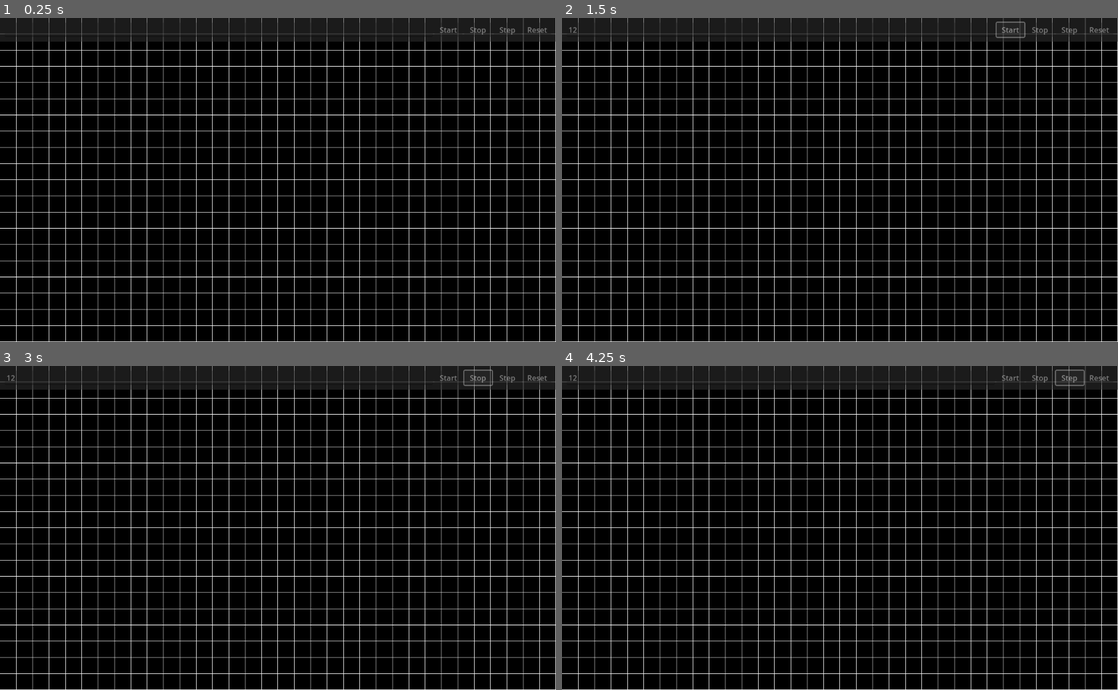
Above: before the commit, frames 1-4 (two rows, left to right).
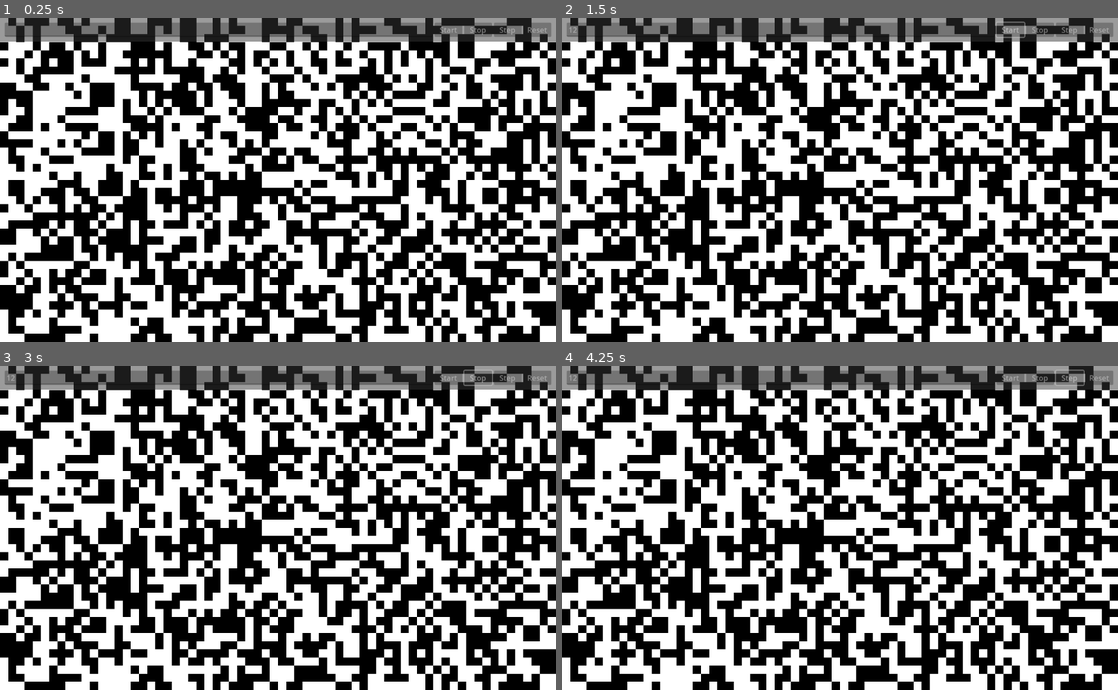
Above: after the commit, the same moments.

Repository: AndreaTerenz/Conway
Game: Godot game, scene res://main.tscn
The game is run twice, just before and just after one commit, with the same random seed, the same clock (stepped at 60 frames per second) and the same inputs.
Inputs (mouse positions are in pixels of both pictures, inside the frame that each line leads up to):
- Up to frame 1 (0.25 s): no input
- Up to frame 2 (1.5 s): click (778, 30) at 0.52 s; type "12" at 0.6 s; click "Start" at 1.25 s
- Up to frame 3 (3 s): click "Start" at 2 s; click "Stop" at 2.75 s
- Up to frame 4 (4.25 s): click "Step" at 3.5 s

The runs differ from the first frame. In frame 1, 55% of the frame differs, in the area x 0-100%, y 0-100%; in frame 2, 55%; in frame 3, 55%; in frame 4, 55%.

Commit message:
Random test grid

Diff:
--- a/main.tscn
+++ b/main.tscn
@@ -5,36 +5,46 @@
 
 @export_range(4., 100.) var nrows := 20
 
+var ncols := -1
+var grid_size := Vector2i.ZERO
+var cell_size := Vector2.ZERO
 var grid : Array[bool] = []
 
 func _ready():
 	var scrn_size := (size)
 	var ratio := scrn_size.x / scrn_size.y
-	var ncols := floorf(nrows * ratio)
+	ncols = floor(nrows * ratio)
 
-	var grid_size := Vector2(ncols, nrows)
-	var cell_side := scrn_size / grid_size
+	grid_size = Vector2i(ncols, nrows)
+	cell_size = scrn_size / Vector2(grid_size)
 
 	grid.resize(nrows * ncols)
 	grid.fill(false)
 
+	seed(69420)
+
+	for i in len(grid):
+		grid[i] = (randf() > 0.5)
+
 func _draw():
-	var scrn_size := (size)
-	var ratio := scrn_size.x / scrn_size.y
-	var ncols := floorf(nrows * ratio)
+	for col in grid_size.x:
+		for row in grid_size.y:
+			var tl_corner := cell_size * Vector2(col, row)
+			var r := Rect2(tl_corner, cell_size)
+			var cell_idx := gridpos_to_idx(row, col)
+			var cell_value : bool = grid[cell_idx]
+			var cell_color := Color.WHITE if cell_value else Color.BLACK
 
-	var grid_size := Vector2(ncols, nrows)
-	var cell_side := scrn_size / grid_size
+			draw_rect(r, cell_color)
 
-	for cols in grid_size.x:
-		for rows in grid_size.y:
-			var tl_corner := cell_side * Vector2(cols, rows)
-			var r := Rect2(tl_corner, Vector2.ONE * cell_side)
+func gridpos_to_idx(r: int, c: int) -> int:
+	return r * ncols + c
 
-			draw_rect(r, Color.WHITE, false, 1.0)
+func idx_to_gridpos(idx: int) -> Vector2i:
+	var r : int = idx / ncols
+	var c := idx % ncols
 
-func gridpos_to_idx(r: int, c: int):
-	pass
+	return Vector2i(r,c)
 "
 
 [sub_resource type="StyleBoxFlat" id="StyleBoxFlat_q4u1i"]
@@ -75,6 +85,7 @@
 size_flags_vertical = 3
 color = Color(0, 0, 0, 1)
 script = SubResource("GDScript_gvirx")
+nrows = 40
 
 [node name="PanelContainer" type="PanelContainer" parent="."]
 layout_mode = 1
